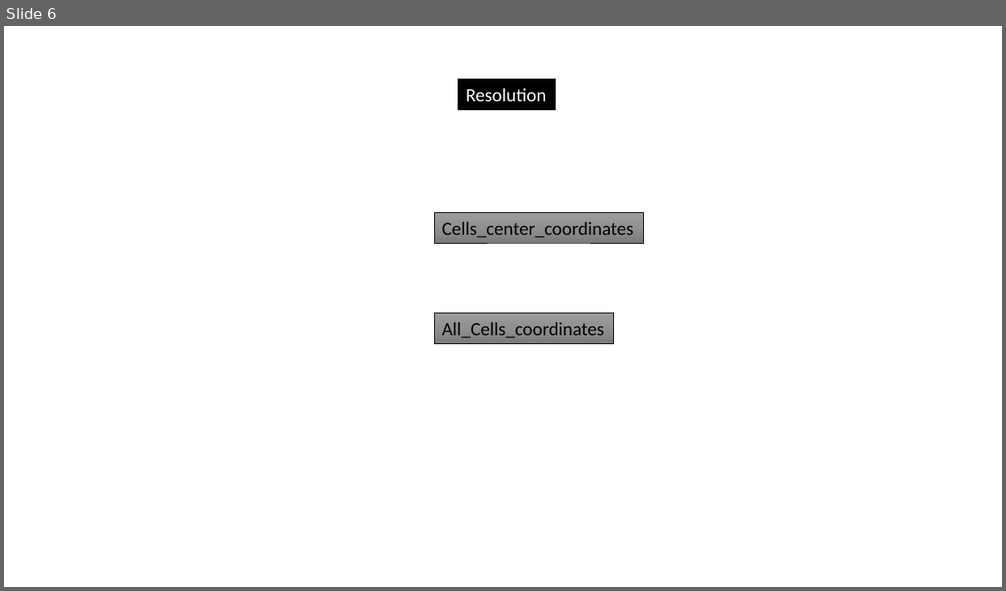
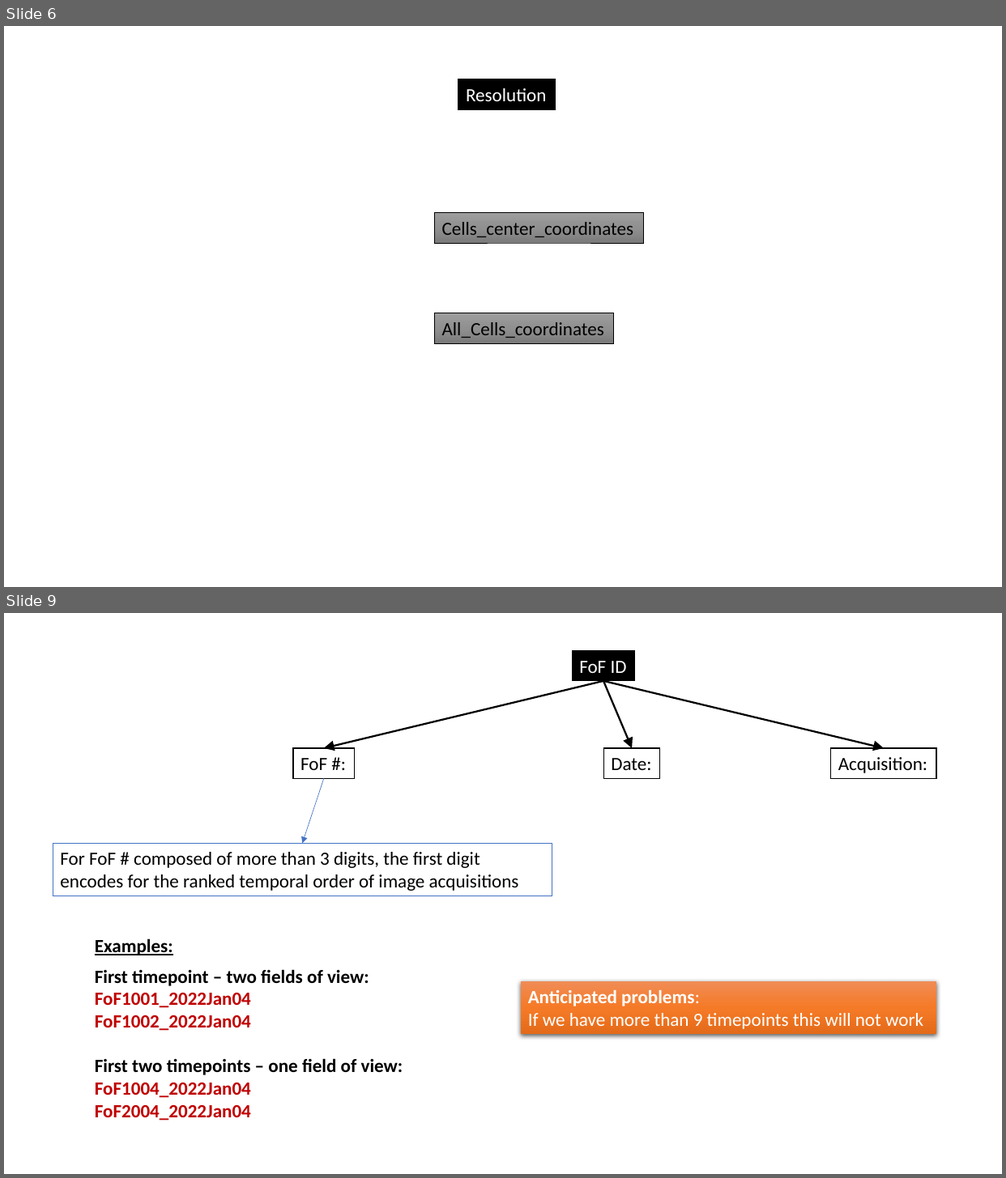
Before and after one commit to zsdqui/PMO_MeasuringFitnessperClone, a slide deck: 3DImaging_PipelineSetup_220229.pptx. Shown one above the other, each under a label of ours: slide 6 before the commit, slides 6 and 9 after it; the slides between them are not shown. The pictures are 1006x591 and 1006x1178 pixels, drawn with LibreOffice and Linux fonts; fonts in the diff are those of the drawing. Boxes give left, top, right and bottom in pixels: in the first picture for what was removed or moved away, otherwise in the second. Text is boxed around its words. In the diff, an @@ line names an element or a change of style, - is before the commit and + after.

Commit message:
multiple timepoints

```diff
--- a/3DImaging_PipelineSetup_220229.pptx
+++ b/3DImaging_PipelineSetup_220229.pptx
@@ slide 9 added at [4,613,1002,1174], background #FFFFFF @@
@@ rectangle added at [572,650,635,680], fill #000000, outline #000000 1 pt, 18 pt, text #FFFFFF @@
+FoF ID
@@ arrow added from (603, 681) to (324, 748), #000000 1.75 pt @@
@@ arrow added from (603, 681) to (632, 748), #000000 1.75 pt @@
@@ arrow added from (603, 681) to (884, 748), #000000 1.75 pt @@
@@ rectangle added at [294,748,355,778], fill #FFFFFF, outline #000000 1 pt, 18 pt, text #000000 @@
+FoF #:
@@ rectangle added at [603,748,660,778], fill #FFFFFF, outline #000000 1 pt, 18 pt, text #000000 @@
+Date:
@@ rectangle added at [831,748,937,778], fill #FFFFFF, outline #000000 1 pt, 18 pt, text #000000 @@
+Acquisition:
@@ arrow added from (324, 778) to (303, 844), #4472C4 0.5 pt @@
@@ rectangle added at [53,844,552,897], fill #FFFFFF, outline #4472C4 1 pt, 18 pt, text #000000 @@
+For FoF # composed of more than 3 digits, the first digit encodes for the ranked temporal order of image acquisitions
@@ text added at [95,939,173,956], 18 pt, text #000000, bold, underline @@
+Examples:
@@ text added at [95,969,403,1121], 18 pt, text #C00000, bold @@
+First timepoint – two fields of view:
+FoF1001_2022Jan04
+FoF1002_2022Jan04
+First two timepoints – one field of view:
+FoF1004_2022Jan04
+FoF2004_2022Jan04
@@ rectangle added at [521,982,937,1034], fill gradient #F18C57 to #F67B28 to #E56C19, 18 pt, text #FFFFFF @@
+Anticipated problems:
+If we have more than 9 timepoints this will not work
```
Also in this commit, not shown: 2 slides changed, 1 other slide added.
